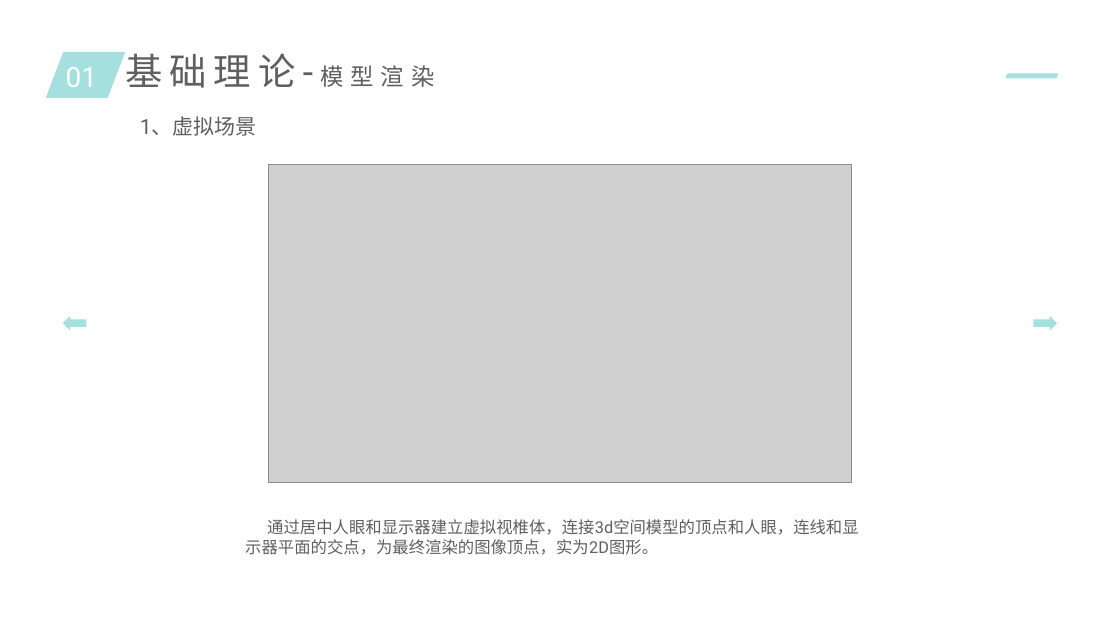
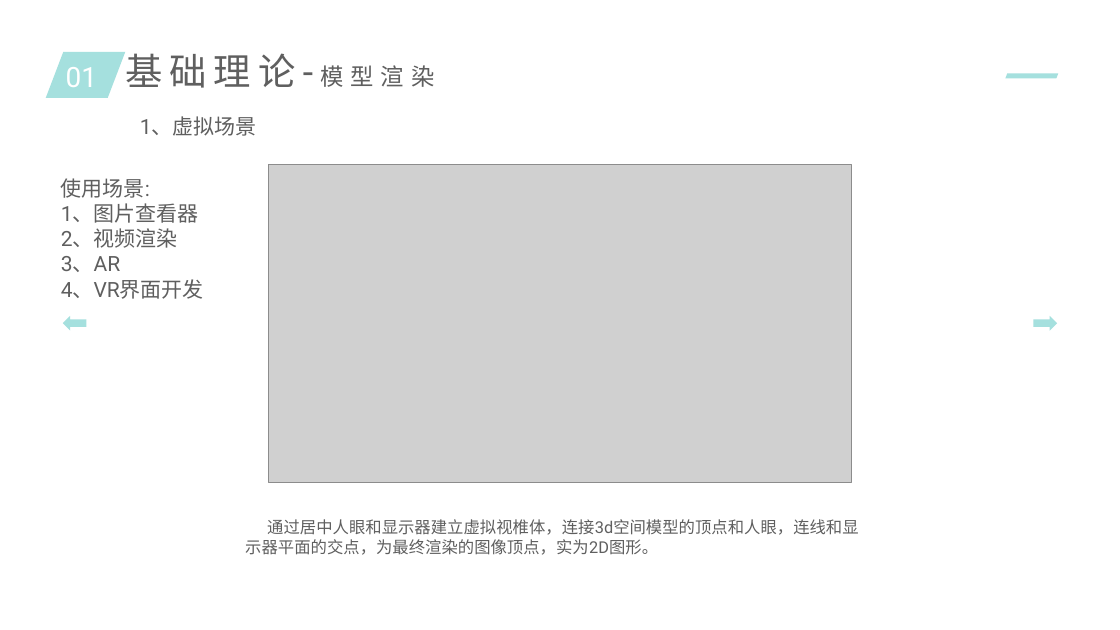
Before and after one commit to lijun4727/3d-study, a slide deck: slide 5 of 3d游戏引擎.pptx. Drawn at 1120x630 pixels with LibreOffice and Linux fonts; fonts in the diff are those of the drawing; grey boxes stand for pictures. Boxes give left, top, right and bottom in pixels: in the first picture for what was removed or moved away, otherwise in the second. Text is boxed around its words. In the diff, an @@ line names an element or a change of style, - is before the commit and + after.

Commit message:
用法说明

```diff
--- a/3d游戏引擎.pptx
+++ b/3d游戏引擎.pptx
@@ text added at (61, 178, 204, 299), 18 pt, text #5F5F5F @@
+使用场景:
+1、图片查看器
+2、视频渲染
+3、AR
+4、VR界面开发
```
